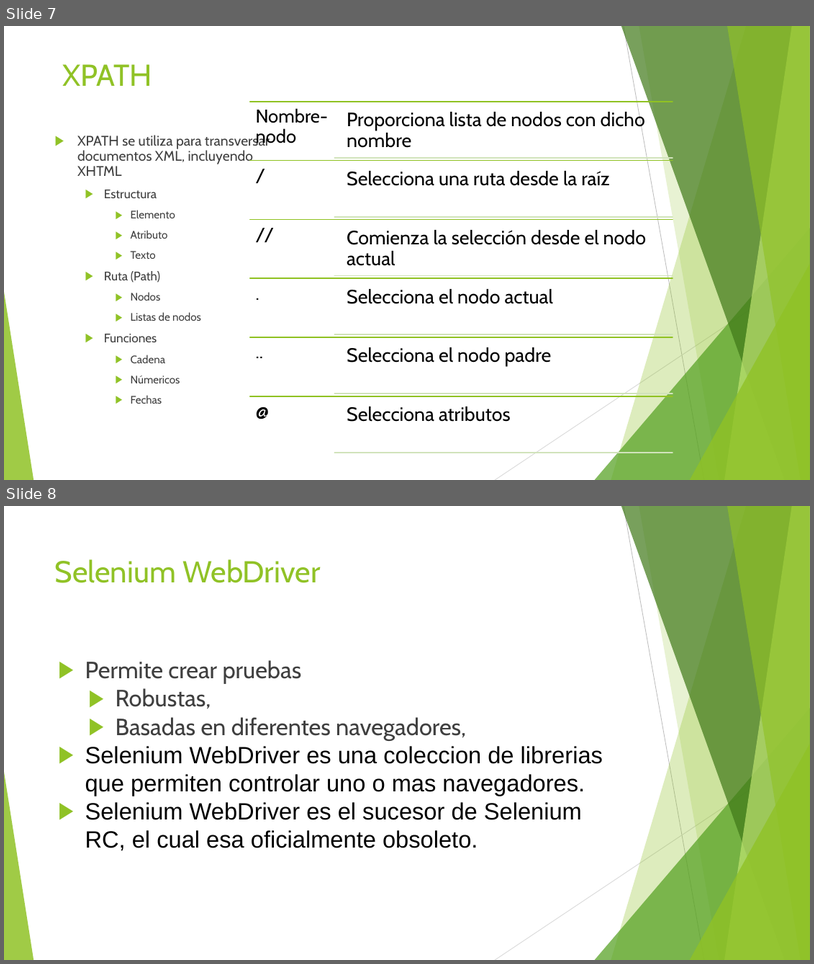
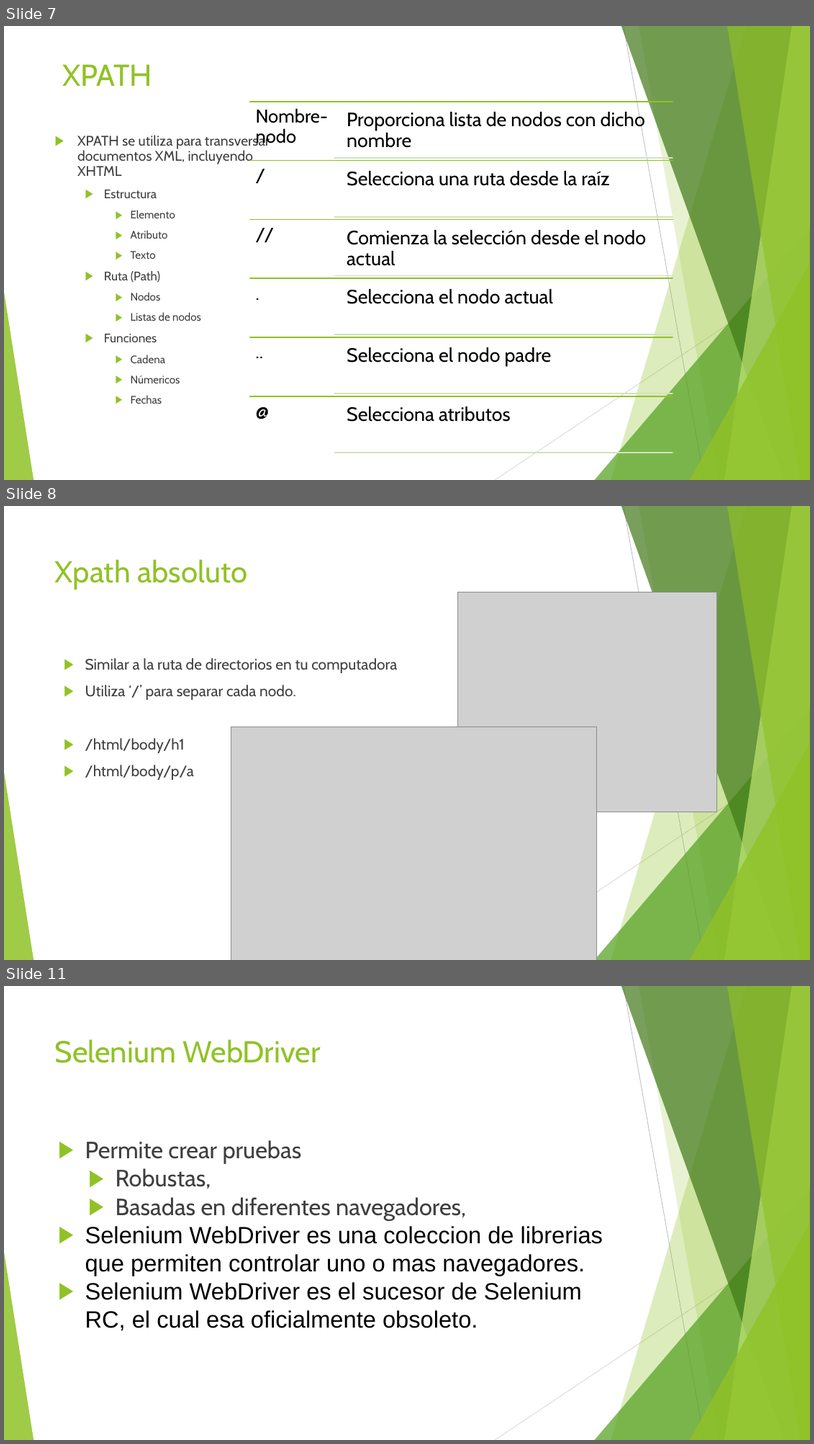
Before and after one commit to jomarnavarro/introWebDriver, a slide deck: presentations/Selenium, session 3.pptx. Shown one above the other, each under a label of ours: slides 7 and 8 before the commit, slides 7, 8 and 11 after it; the slides between them are not shown. The pictures are 814x964 and 814x1444 pixels, drawn with LibreOffice and Linux fonts; fonts in the diff are those of the drawing; grey boxes stand for pictures. Boxes give left, top, right and bottom in pixels: in the first picture for what was removed or moved away, otherwise in the second. Text is boxed around its words. In the diff, an @@ line names an element or a change of style, - is before the commit and + after.

Commit message:
Modifies Session 3 presentation to include xpath examples.

```diff
--- a/presentations/Selenium, session 3.pptx
+++ b/presentations/Selenium, session 3.pptx
@@ slide 8 added at (4, 506, 810, 960), background #FFFFFF; not listed: 10 template elements that a slide beside it also shows @@
@@ title added at (55, 559, 247, 590), 36 pt, text #90C226 @@
+Xpath absoluto
@@ picture added at (458, 592, 718, 811) @@
@@ text added at (85, 658, 397, 780), 18 pt, text #3F3F3F @@
+▶ Similar a la ruta de directorios en tu computadora
+▶ Utiliza ‘/’ para separar cada nodo.
+▶ /html/body/h1
+▶ /html/body/p/a
@@ picture added at (231, 727, 597, 960) @@
@@ what was slide 8 is now slide 11 @@
```
Also in this commit, not shown: 2 other slides added.
